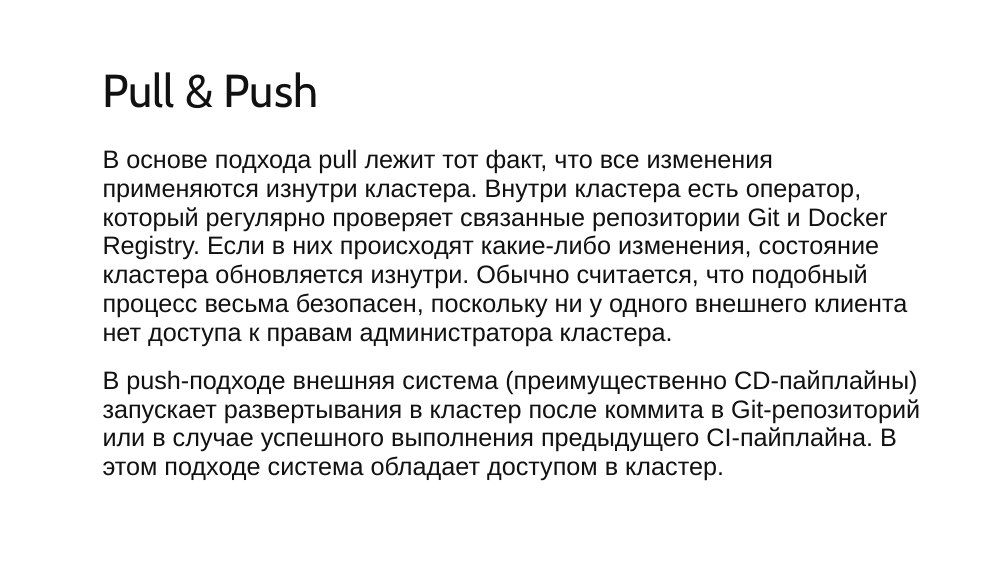
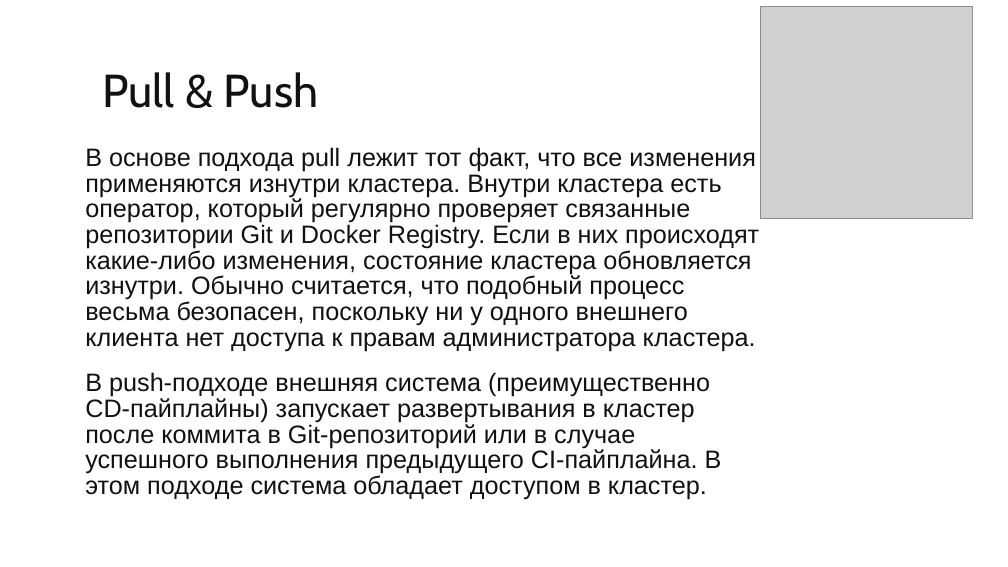
Before and after one commit to iu5git/DevOps, a slide deck: slide 14 of Лекции/Лекция11/Лекция_Terraform.pptx (slide 13 before the commit). Drawn at 1008x567 pixels with LibreOffice and Linux fonts; fonts in the diff are those of the drawing; grey boxes stand for pictures; background and template pictures are left out. Boxes give left, top, right and bottom in pixels: in the first picture for what was removed or moved away, otherwise in the second. Text is boxed around its words. In the diff, an @@ line names an element or a change of style, - is before the commit and + after.

```diff
--- a/Лекции/Лекция11/Лекция_Terraform.pptx
+++ b/Лекции/Лекция11/Лекция_Terraform.pptx
@@ picture added at [760, 6, 972, 219] @@
@@ text "В основе подхода pull лежит ...": place and size @@
-text "В основе подхода pull лежит ..." at [103, 149, 920, 481]
+text "В основе подхода pull лежит ..." at [85, 147, 759, 500]
@@ text "В основе подхода pull лежит ..." at [85, 147, 759, 500]: line spacing 0.95 to 0.85 @@
```
Also in this commit, not shown: 21 other slides changed, 7 slides added, 4 slides removed, 2 other files.
